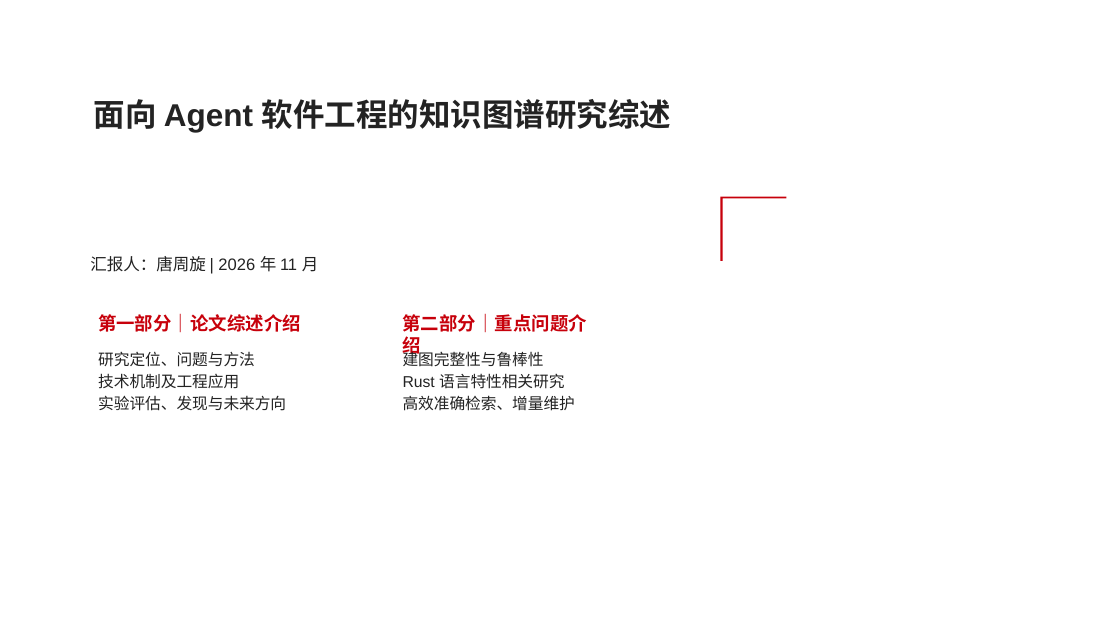
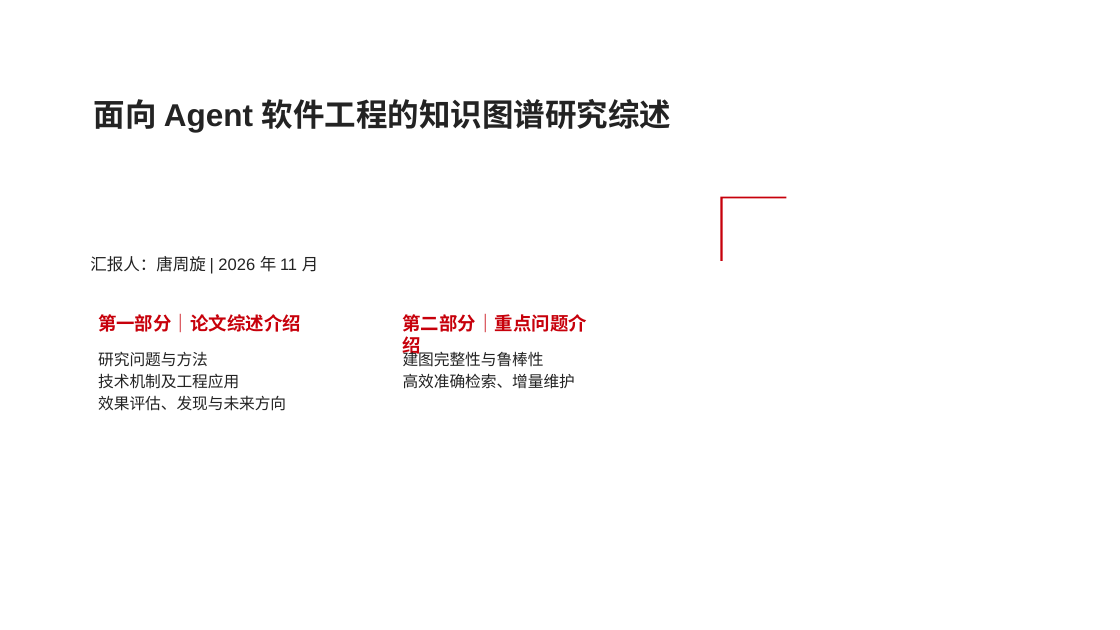
Before and after one commit to ichab/rk8s, a slide deck: slide 1 of 面向Agent软件工程的知识图谱研究综述与技术洞察.pptx. Drawn at 1120x630 pixels with LibreOffice and Linux fonts; fonts in the diff are those of the drawing; background and template pictures are left out. Boxes give left, top, right and bottom in pixels: in the first picture for what was removed or moved away, otherwise in the second. Text is boxed around its words. In the diff, an @@ line names an element or a change of style, - is before the commit and + after.

```diff
--- a/面向Agent软件工程的知识图谱研究综述与技术洞察.pptx
+++ b/面向Agent软件工程的知识图谱研究综述与技术洞察.pptx
@@ text at (98, 352, 286, 411): text changed @@
-研究定位、问题与方法
-技术机制及工程应用
-实验评估、发现与未来方向
+研究问题与方法
+技术机制及工程应用
+效果评估、发现与未来方向
@@ text at (403, 349, 575, 389): text changed @@
-建图完整性与鲁棒性
-Rust 语言特性相关研究
-高效准确检索、增量维护
+建图完整性与鲁棒性
+高效准确检索、增量维护
```
Also in this commit, not shown: 15 other slides changed.
